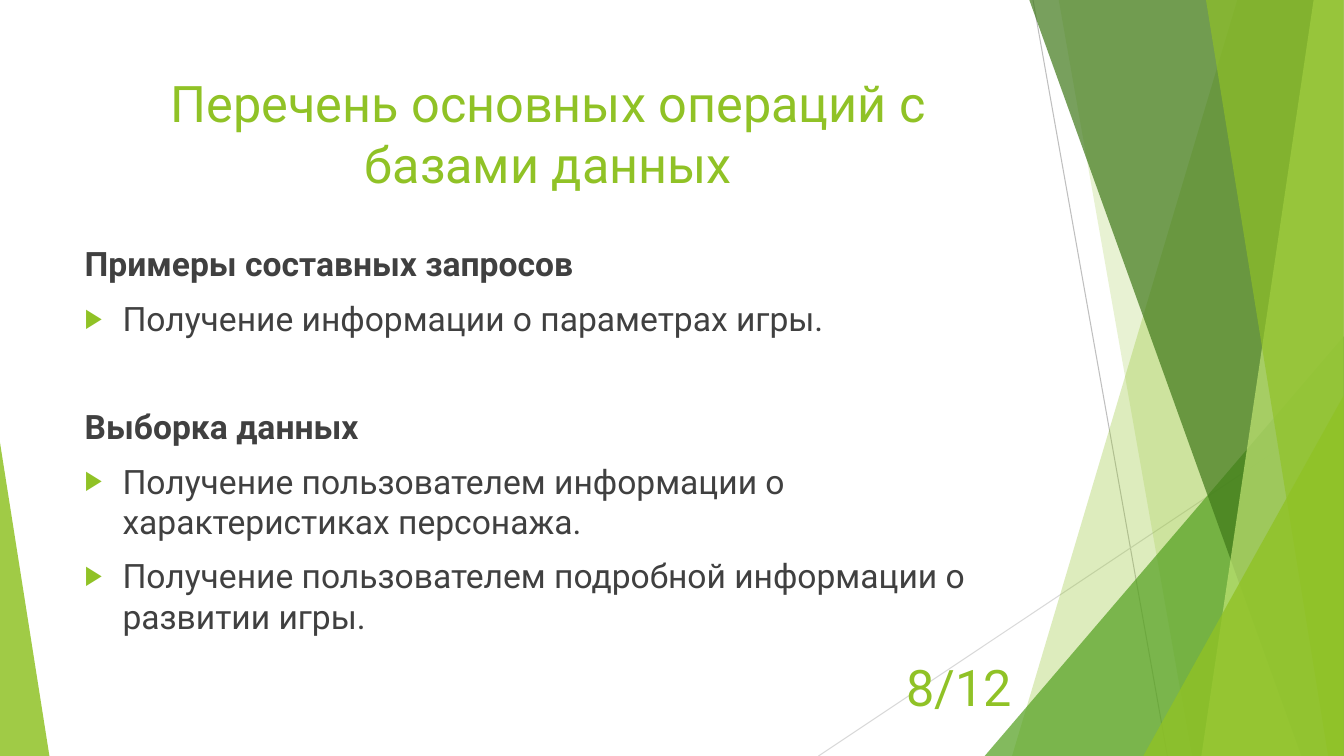
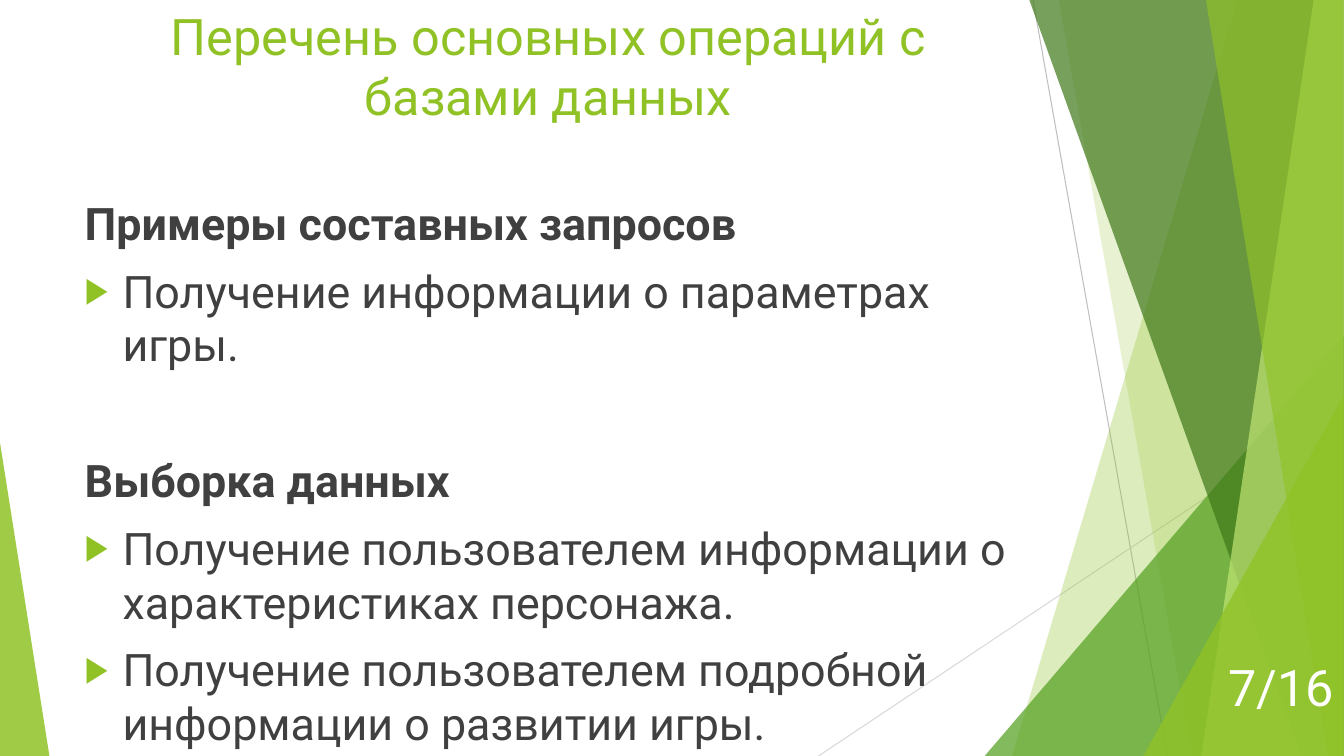
Before and after one commit to enitnel/mysterious-project, a slide deck: slide 7 of Dms coursework presentation.pptx (slide 8 before the commit). Drawn at 1344x756 pixels with LibreOffice and Linux fonts; fonts in the diff are those of the drawing. Boxes give left, top, right and bottom in pixels: in the first picture for what was removed or moved away, otherwise in the second. Text is boxed around its words. In the diff, an @@ line names an element or a change of style, - is before the commit and + after.

```diff
--- a/Dms coursework presentation.pptx
+++ b/Dms coursework presentation.pptx
@@ title "Перечень основных операций с базами ...": place and size @@
-title "Перечень основных операций с базами ..." at [171,85,925,191]
+title "Перечень основных операций с базами ..." at [171,18,925,123]
@@ text "Примеры составных запросов": place and size @@
-text "Примеры составных запросов" at [85,252,965,636]
+text "Примеры составных запросов" at [85,208,1006,749]
@@ text "Примеры составных запросов" at [85,208,1006,749]: size 24 to 32 pt @@
@@ page number removed at [906,669,1012,709] @@
-8/12
@@ page number added at [1228,670,1334,709], 36 pt, text #FFFFFF @@
+7/16
```
Also in this commit, not shown: 11 other slides changed, 4 slides added, 58 other files.
